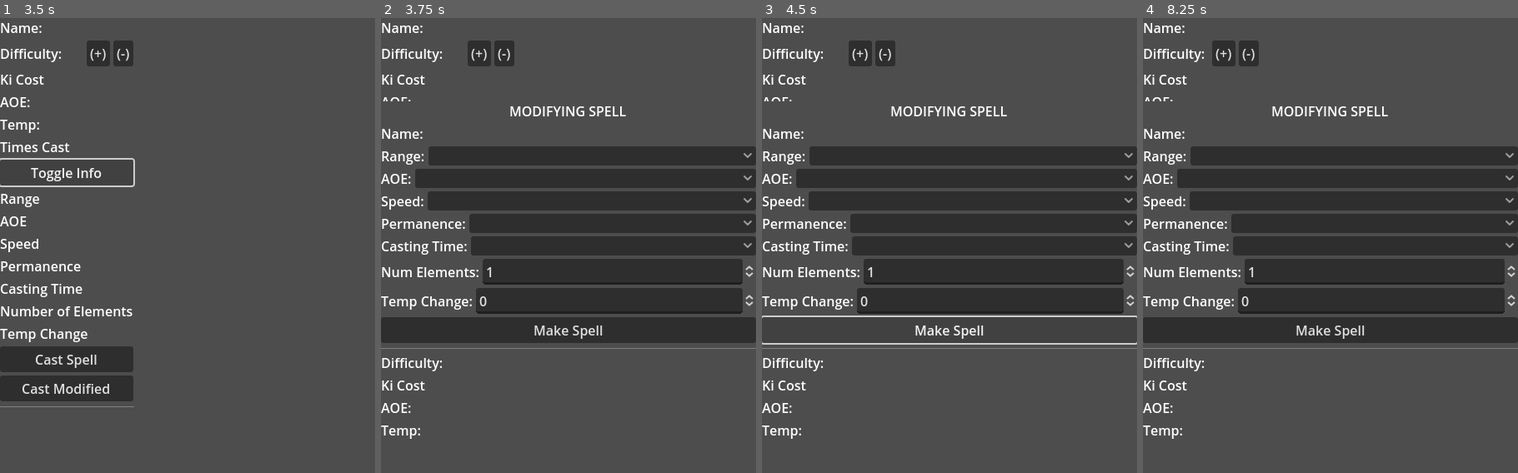
Above: before the commit, frames 1-4 (left to right).
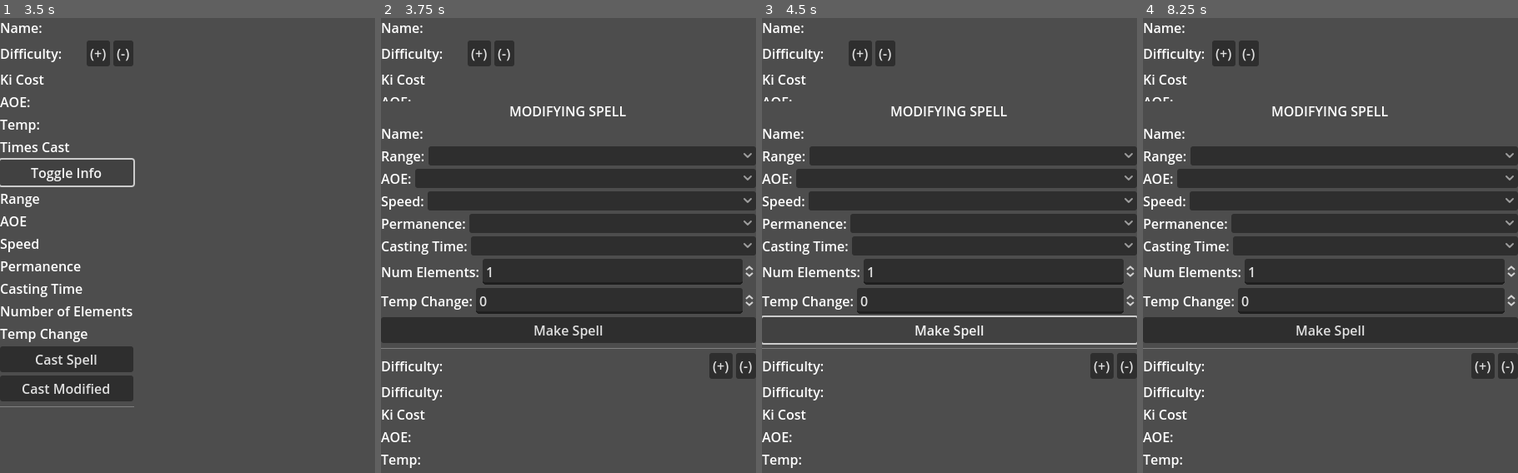
Above: after the commit, the same moments.

Repository: Pillber/REXES-Spells
Game: Godot game, scene res://scenes/spell.tscn
Two runs of this game, one before a commit and one after it. Both use one fixed random seed, a clock stepped at 60 frames per second and the inputs below. This scene is started directly instead of the project's main scene.
Inputs:
- Up to frame 1 (3.5 s): click "(+)" at 0.5 s; click "(-)" at 1.25 s; click "Cast Spell" at 2 s; click "Toggle Info" at 2.75 s
- Up to frame 2 (3.75 s): click "Cast Modified" at 3.5 s
- Up to frame 3 (4.5 s): click "Make Spell" at 4.25 s
- Up to frame 4 (8.25 s): click "(+)" at 5 s; click "(-)" at 5.75 s; click "Toggle Info" at 6.5 s; click "Cast Spell" at 7.25 s; click "Cast Modified" at 8 s

Frame 1 is identical in both runs. In frame 2, 1.6% of the frame differs, in the area x 0-100%, y 73-99%; in frame 3, 1.6%; in frame 4, 1.6%.
Error before the commit: Invalid access to property or key 'difficulty_modifier' on a base object of type 'Nil'. (res://scripts/spell.gd:42)
Error after the commit: Invalid access to property or key 'difficulty_modifier' on a base object of type 'Nil'. (res://scripts/spell.gd:45)

Commit message:
added difficulty modifiers

Diff:
--- a/scenes/spell_modify.tscn
+++ b/scenes/spell_modify.tscn
@@ -5,7 +5,8 @@
 [node name="ModifySpellPopup" type="Popup"]
 title = "Modify Spell"
 position = Vector2i(0, 100)
-size = Vector2i(450, 450)
+size = Vector2i(450, 474)
+visible = true
 script = ExtResource("1_smx4j")
 
 [node name="VBoxContainer" type="VBoxContainer" parent="."]
@@ -117,6 +118,22 @@
 [node name="HSeparator" type="HSeparator" parent="VBoxContainer"]
 layout_mode = 2
 
+[node name="DifficultyContainer" type="HBoxContainer" parent="VBoxContainer"]
+layout_mode = 2
+
+[node name="Difficulty" type="Label" parent="VBoxContainer/DifficultyContainer"]
+layout_mode = 2
+size_flags_horizontal = 3
+text = "Difficulty: "
+
+[node name="AddDifficulty" type="Button" parent="VBoxContainer/DifficultyContainer"]
+layout_mode = 2
+text = "(+)"
+
+[node name="ReduceDifficulty" type="Button" parent="VBoxContainer/DifficultyContainer"]
+layout_mode = 2
+text = "(-)"
+
 [node name="Difficulty" type="Label" parent="VBoxContainer"]
 layout_mode = 2
 size_flags_horizontal = 3
--- a/scripts/spell.gd
+++ b/scripts/spell.gd
@@ -10,6 +10,7 @@
 	$CastModifiedButton.connect("pressed", _on_create_modified_spell)
 	$DifficultyContainer/AddDifficulty.connect("pressed", _on_add_difficulty)
 	$DifficultyContainer/ReduceDifficulty.connect("pressed", _on_reduce_difficulty)
+
 
 func populate_spell():
 	name = spell_data.name
@@ -30,23 +31,24 @@
 	$ExtraInfo/NumElements.text = "Number of Elements: " + str(spell_data.num_elements)
 	$ExtraInfo/TempChange.text = "Temp Change: " + str(spell_data.temp_change)
 
+	display_difficulty()
+
 
 func display_difficulty():
 	spell_data.calculate_current_difficulty()
 	$DifficultyContainer/Difficulty.text = "Difficulty: " + str(spell_data.current_difficulty)
 	if spell_data.difficulty_modifier != 0:
-		$DifficultyContainer/Difficulty.text += " (" + ("+" if spell_data.difficulty_modifier > 0 else "") + str(spell_data.difficulty_modifier) + ")"
+		$DifficultyContainer/Difficulty.text += " (" + ("+" if spell_data.difficulty_modifier > 0 else "") + str(spell_data.difficulty_modifier) + " extras)"
 
 
 func _on_add_difficulty():
 	spell_data.difficulty_modifier += 1
 	display_difficulty()
-	pass
 
 func _on_reduce_difficulty():
-	spell_data.difficulty_modifier -= 1
+	if spell_data.current_difficulty > 1:
+		spell_data.difficulty_modifier -= 1
 	display_difficulty()
-	pass
 
 
 func _on_cast_spell():
--- a/scripts/spell_creator.gd
+++ b/scripts/spell_creator.gd
@@ -41,4 +41,5 @@
 	data["num_elements"] = (num_elems.value)
 	data["temp_change"] = (temp_change.value)
 	data["mastery"] = 0
+	data["difficulty_modifier"] = 0
 	emit_signal("spell_created", SpellData.SpellInfo.new(data))
--- a/scripts/spell_edit.gd
+++ b/scripts/spell_edit.gd
@@ -68,6 +68,7 @@
 	data["num_elements"] = (num_elements.value)
 	data["temp_change"] = (temp_change.value)
 	data["mastery"] = (mastery.value)
+	data["difficulty_modifier"] = spell.difficulty_modifier
 
 	spell = SpellData.SpellInfo.new(data)
 	emit_signal("spell_edited", spell)
--- a/scripts/spell_info.gd
+++ b/scripts/spell_info.gd
@@ -30,10 +30,12 @@
 		"casting_time" : casting_time,
 		"num_elements" : num_elements,
 		"temp_change" : temp_change,
-		"mastery" : mastery
+		"mastery" : mastery,
+		"difficulty_modifier" : difficulty_modifier
 	}
 
-func _init(data = {"name":"Test Spell", "range":"touch", "aoe":"marble sized", "speed":"stationary", "permanence":"instant", "casting_time":"1 action", "num_elements":1, "temp_change":0, "mastery":0}):
+func _init(data = {"name":"Test Spell", "range":"touch", "aoe":"marble sized", "speed":"stationary", "permanence":"instant", "casting_time":"1 action", \
+					"num_elements":1, "temp_change":0, "mastery":0, "difficulty_modifier":0}):
 	name = data["name"]
 	range = data["range"]
 	aoe = data["aoe"]
@@ -43,6 +45,7 @@
 	num_elements = data["num_elements"]
 	temp_change = data["temp_change"]
 	mastery = data["mastery"]
+	difficulty_modifier = data["difficulty_modifier"]
 
 	calculate_difficulty()
 	calculate_damage()
--- a/scripts/spell_modify.gd
+++ b/scripts/spell_modify.gd
@@ -12,11 +12,15 @@
 
 var base_spell = null
 var default_indexes = []
+var local_difficulty_modifier = 0
+var modified_difficulty_modifier = 0
 
 # Called when the node enters the scene tree for the first time.
 func _ready():
 	connect("about_to_popup", _on_popup)
 	$VBoxContainer/MakeSpellButton.connect("pressed", _on_make_modified_spell)
+	$VBoxContainer/DifficultyContainer/AddDifficulty.connect("pressed", _on_add_difficulty)
+	$VBoxContainer/DifficultyContainer/ReduceDifficulty.connect("pressed", _on_reduce_difficulty)
 
 func setup_option(option_button, category, base_spell_value):
 	var index = -1
@@ -42,7 +46,7 @@
 	setup_option(permanence, "Permanence", base_spell.permanence)
 	setup_option(casting_time, "CastingTime", base_spell.casting_time)
 
-	$VBoxContainer/Difficulty.text = "Difficulty: "
+	$VBoxContainer/DifficultyContainer/Difficulty.text = "Difficulty: "
 	$VBoxContainer/KiCost.text = "Ki Cost: "
 	$VBoxContainer/AOEDamage.text = "AOE: "
 	$VBoxContainer/TempDamage.text = "Temp: "
@@ -51,6 +55,7 @@
 func _on_popup():
 	$VBoxContainer/Name.text = "Name: " + base_spell.name
 	populate_spell_modify()
+	local_difficulty_modifier = base_spell.difficulty_modifier
 	range.select(default_indexes[0])
 	aoe.select(default_indexes[1])
 	speed.select(default_indexes[2])
@@ -87,10 +92,30 @@
 	var all_modifier = range_modifier + aoe_modifier + speed_modifier + permanence_modifier + casting_time_modifier + temp_change_modifier
 	all_modifier *= max(1, base_spell.num_elements - num_elements.value + 1)
 
-	return all_modifier
+	modified_difficulty_modifier = all_modifier
+
+
+# Difficulty: 10 (+2) (+6)   (+)(-)
+
+func _on_add_difficulty():
+	local_difficulty_modifier += 1
+	display_difficulty()
+
+func _on_reduce_difficulty():
+	if base_spell.difficulty + modified_difficulty_modifier + local_difficulty_modifier > 1:
+		local_difficulty_modifier -= 1
+	display_difficulty()
+
+func display_difficulty():
+	calculate_difficulty_modifier()
+	$VBoxContainer/DifficultyContainer/Difficulty.text = "Difficulty: " + str(base_spell.difficulty + modified_difficulty_modifier + local_difficulty_modifier)
+	if modified_difficulty_modifier != 0:
+		$VBoxContainer/DifficultyContainer/Difficulty.text += " (" + ("+" if modified_difficulty_modifier > 0 else "") + str(modified_difficulty_modifier) + " modifications)"
+	if local_difficulty_modifier != 0:
+		$VBoxContainer/DifficultyContainer/Difficulty.text += " (" + ("+" if local_difficulty_modifier > 0 else "") + str(local_difficulty_modifier) + " extras)"
 
 func _on_make_modified_spell():
-	$VBoxContainer/Difficulty.text = "Difficulty: " + str(base_spell.current_difficulty + calculate_difficulty_modifier())
+	display_difficulty()
 	var ki_cost_key = aoe.get_item_text(aoe.selected)
 	if ki_cost_key == NoChange:
 		ki_cost_key = base_spell.aoe
Not shown, changed: README.md
